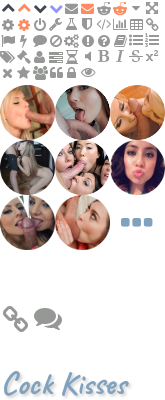
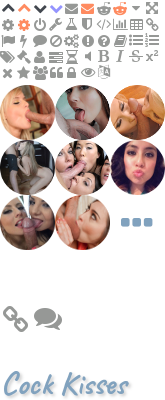
Layer changes from the first 165x400 image to the second:
added layer (unnamed layer) (6th of 46) over (98, 64, 111, 79)
